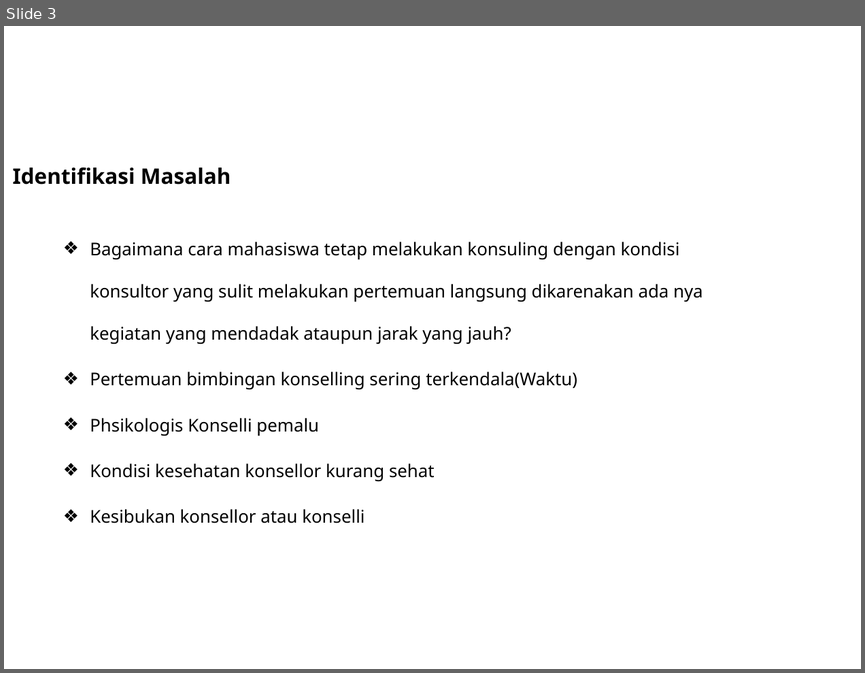
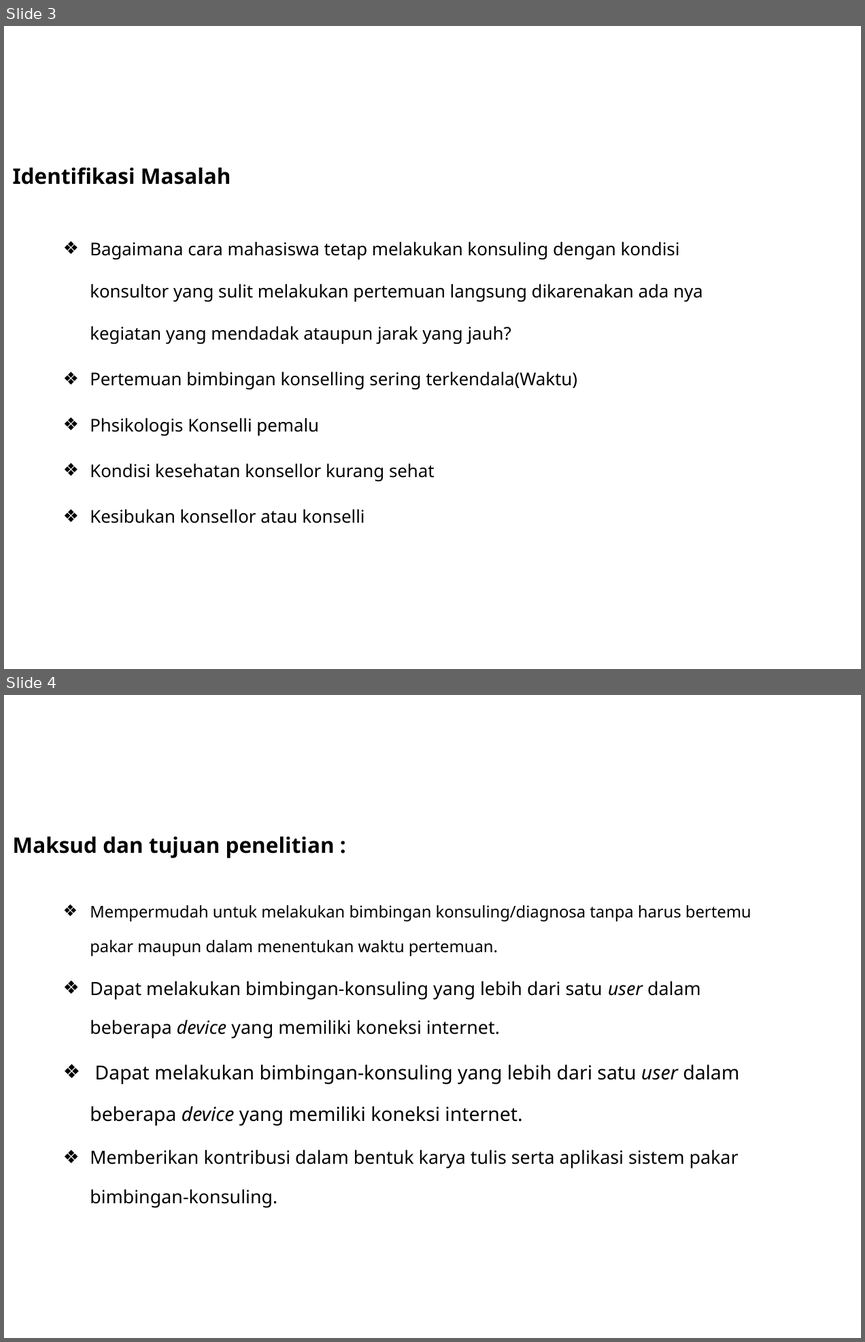
Before and after one commit to DoengJoeng/Skripsi, a slide deck: File Jurnal & point revisi/Persentasi Sistem Pakar.pptx. Shown one above the other, each under a label of ours: slide 3 before the commit, slides 3 and 4 after it. The pictures are 865x673 and 865x1342 pixels, drawn with LibreOffice and Linux fonts; fonts in the diff are those of the drawing; background and template pictures are left out. Boxes give left, top, right and bottom in pixels: in the first picture for what was removed or moved away, otherwise in the second. Text is boxed around its words. In the diff, an @@ line names an element or a change of style, - is before the commit and + after.

Commit message:
pembuatan persentasi Aplikasi sistem pakar

```diff
--- a/File Jurnal & point revisi/Persentasi Sistem Pakar.pptx
+++ b/File Jurnal & point revisi/Persentasi Sistem Pakar.pptx
@@ slide 4 added at (x1=4, y1=695, x2=861, y2=1338), background picture (left out) @@
@@ title added at (x1=13, y1=836, x2=334, y2=858), 18 pt, text #000000, bold @@
+Maksud dan tujuan penelitian :
@@ subtitle added at (x1=90, y1=905, x2=751, y2=1208), 15.3 pt, text #000000 @@
+❖ Mempermudah untuk melakukan bimbingan konsuling/diagnosa tanpa harus bertemu pakar maupun dalam menentukan waktu pertemuan.
+❖ Dapat melakukan bimbingan-konsuling yang lebih dari satu user dalam beberapa device yang memiliki koneksi internet.
+❖ Dapat melakukan bimbingan-konsuling yang lebih dari satu user dalam beberapa device yang memiliki koneksi internet.
+❖ Memberikan kontribusi dalam bentuk karya tulis serta aplikasi sistem pakar bimbingan-konsuling.
```
Also in this commit, not shown: 10 other slides added, 1 slide removed, 4 other files.
